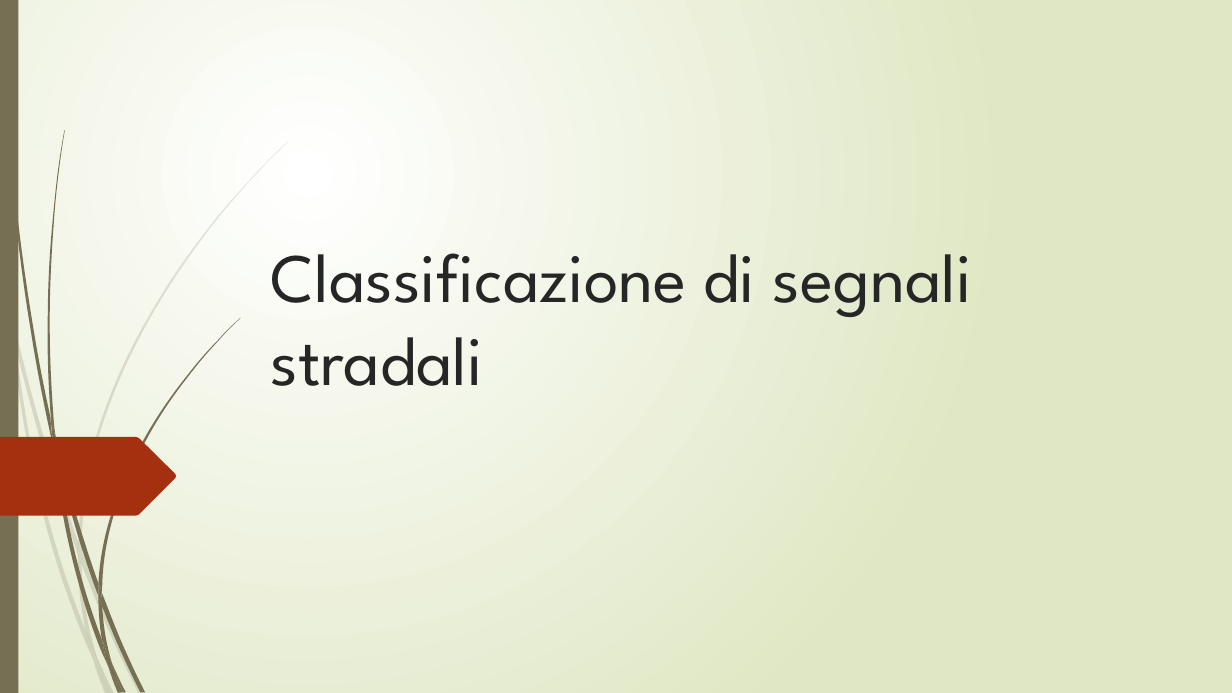
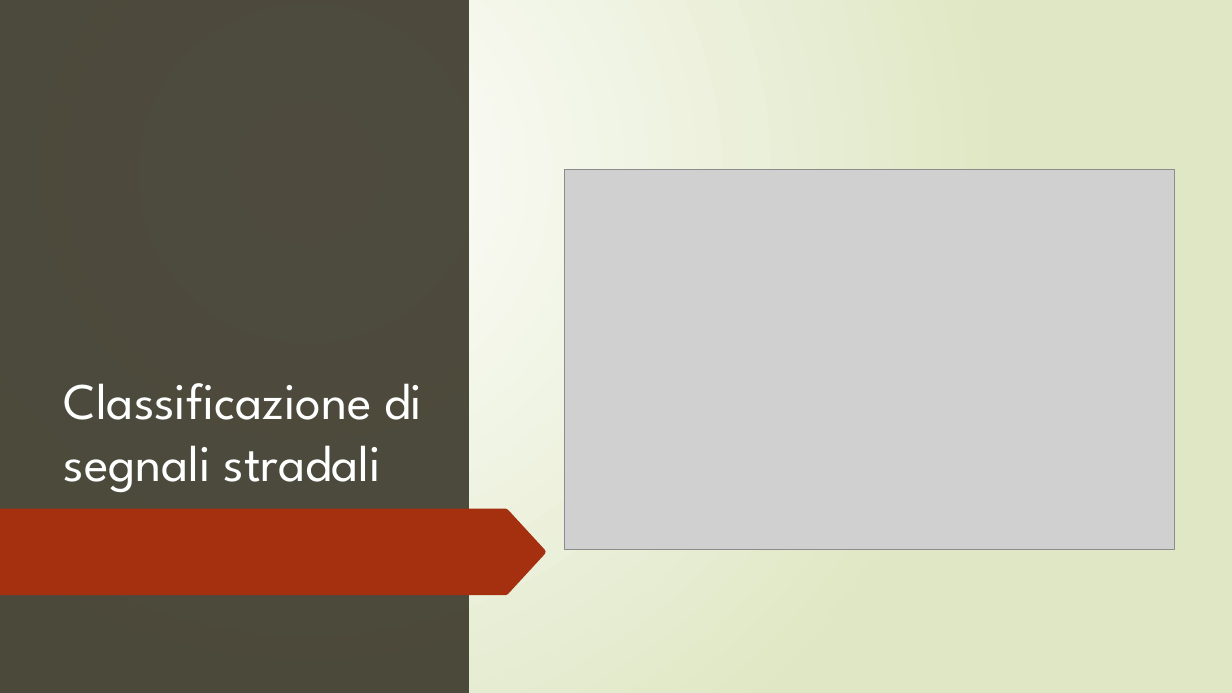
Before and after one commit to fpalomba/Segnali-Stradali, a slide deck: slide 1 of documentazione/Presentazione fia.pptx. Drawn at 1232x693 pixels with LibreOffice and Linux fonts; fonts in the diff are those of the drawing; grey boxes stand for pictures. Boxes give left, top, right and bottom in pixels: in the first picture for what was removed or moved away, otherwise in the second. Text is boxed around its words. In the diff, an @@ line names an element or a change of style, - is before the commit and + after.

```diff
--- a/documentazione/Presentazione fia.pptx
+++ b/documentazione/Presentazione fia.pptx
@@ rectangle added at bbox=[0, 0, 1232, 693], fill gradient #FFFFFF to #DFE8C4 @@
@@ rectangle added at bbox=[0, 0, 469, 693], fill #3B382A at 90% opacity @@
@@ title "Classificazione di segnali stradali": place and size @@
-title "Classificazione di segnali stradali" at bbox=[271, 253, 972, 386]
+title "Classificazione di segnali stradali" at bbox=[64, 383, 422, 493]
@@ title "Classificazione di segnali stradali" at bbox=[64, 383, 422, 493]: size 54 to 40 pt, text colour #262626 to #FEFFFF @@
@@ picture added at bbox=[565, 169, 1175, 550] @@
@@ freeform shape added at bbox=[0, 508, 546, 595], fill #A53010 @@
```
Also in this commit, not shown: 6 other slides changed, 3 slides added, 1 slide removed, 2 other files.
